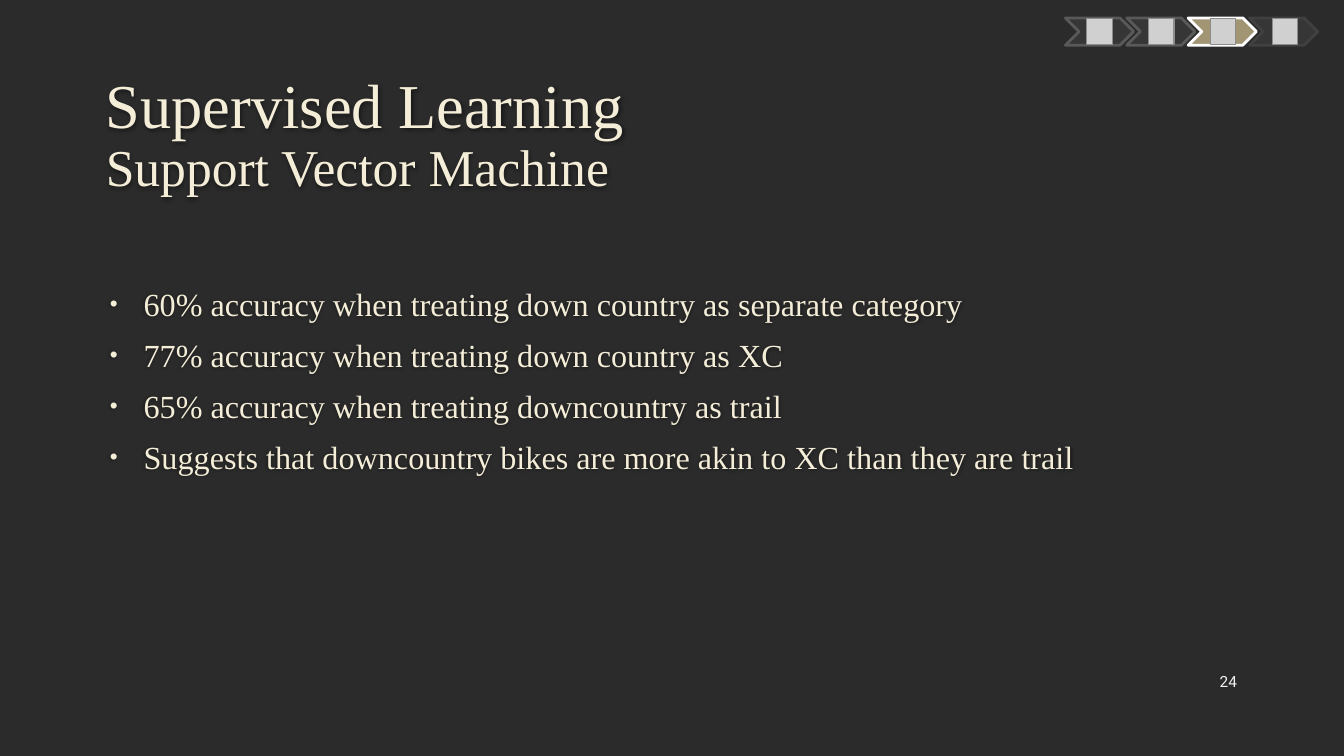
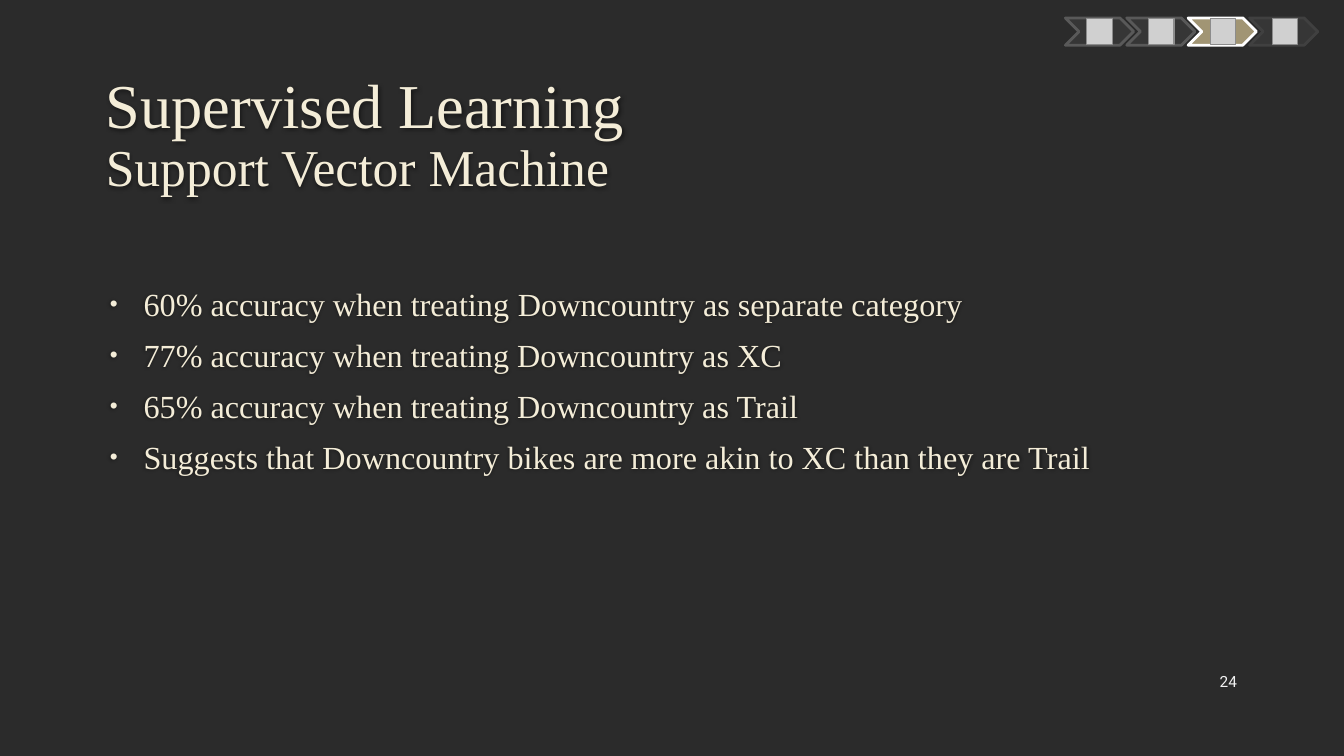
Before and after one commit to mczerwin/MTB-Categorization-Analysis, a slide deck: slide 24 of Reports/MTB Data Analysis Presentation.pptx. Drawn at 1344x756 pixels with LibreOffice and Linux fonts; fonts in the diff are those of the drawing; grey boxes stand for pictures; background and template pictures are left out; a plain dark background stands for a picture behind light text. Boxes give left, top, right and bottom in pixels: in the first picture for what was removed or moved away, otherwise in the second. Text is boxed around its words. In the diff, an @@ line names an element or a change of style, - is before the commit and + after.

```diff
--- a/Reports/MTB Data Analysis Presentation.pptx
+++ b/Reports/MTB Data Analysis Presentation.pptx
@@ text at (144,293,1089,476): text changed @@
-• 60% accuracy when treating down country as separate category
-• 77% accuracy when treating down country as XC
-• 65% accuracy when treating downcountry as trail
-• Suggests that downcountry bikes are more akin to XC than they are trail
+• 60% accuracy when treating Downcountry as separate category
+• 77% accuracy when treating Downcountry as XC
+• 65% accuracy when treating Downcountry as Trail
+• Suggests that Downcountry bikes are more akin to XC than they are Trail
```
Also in this commit, not shown: 5 other slides changed.
